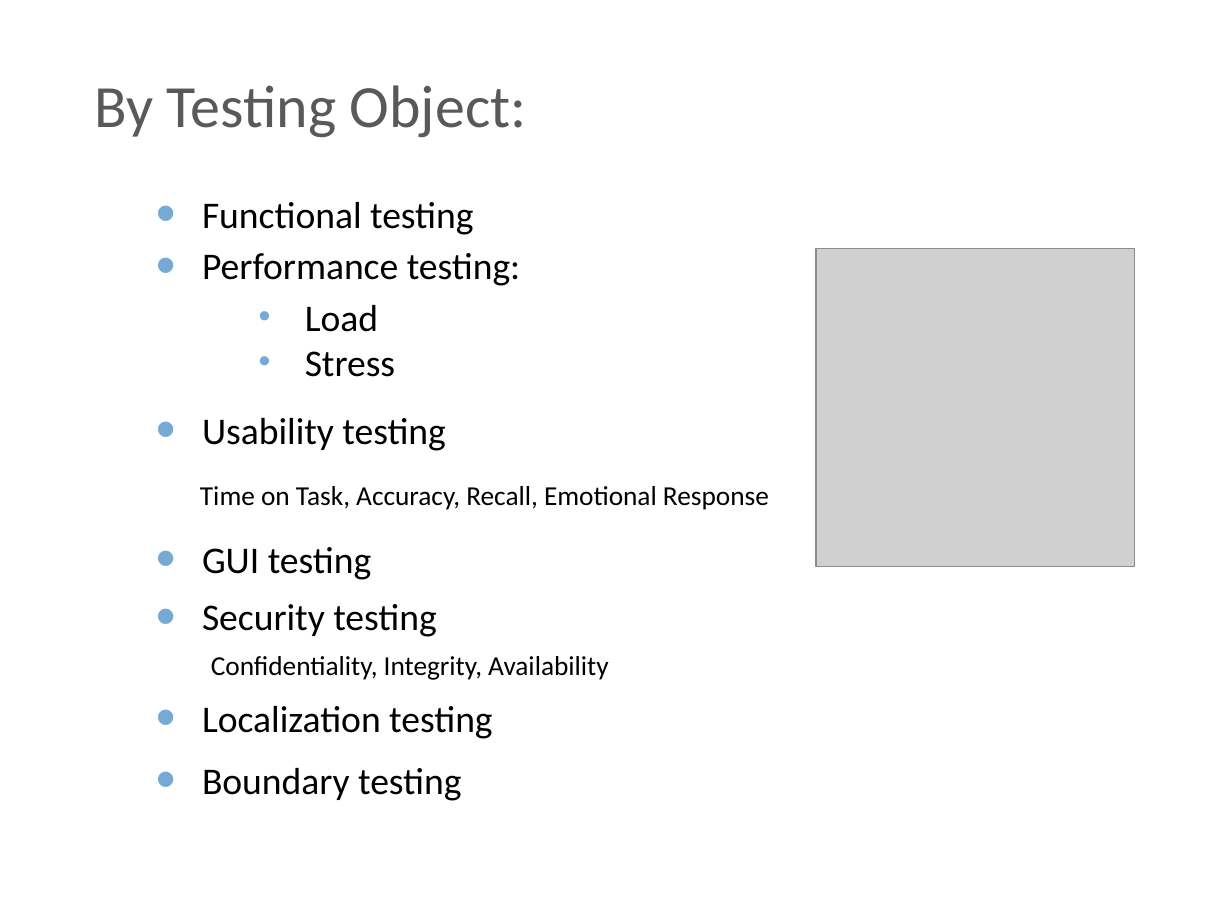
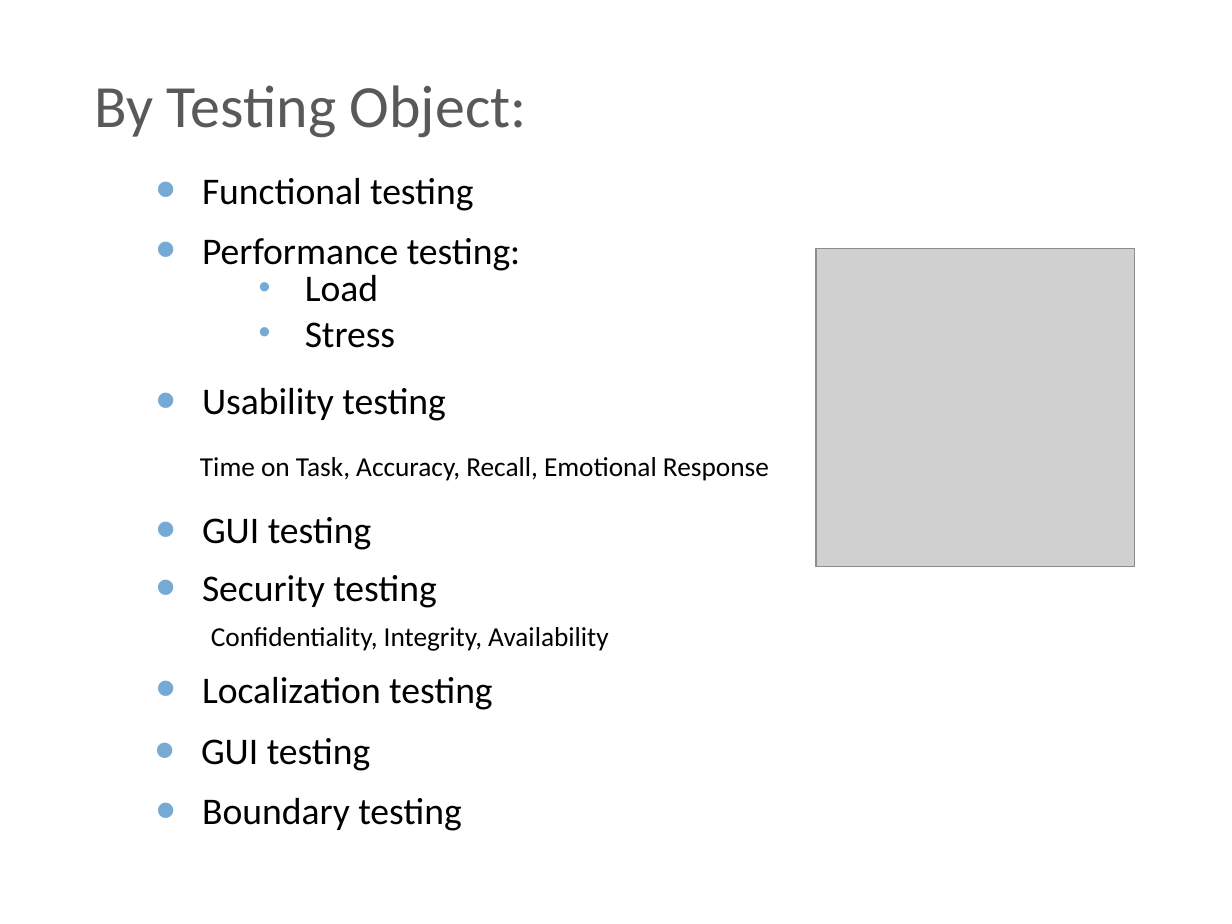
Before and after one commit to BigRacer/swtesting, a slide deck: slide 17 of 2.Testing_types/Testing types.pptx. Drawn at 1232x924 pixels with LibreOffice and Linux fonts; fonts in the diff are those of the drawing; grey boxes stand for pictures; background and template pictures are left out. Boxes give left, top, right and bottom in pixels: in the first picture for what was removed or moved away, otherwise in the second. Text is boxed around its words. In the diff, an @@ line names an element or a change of style, - is before the commit and + after.

```diff
--- a/2.Testing_types/Testing types.pptx
+++ b/2.Testing_types/Testing types.pptx
@@ text "Functional testing": place and size @@
-text "Functional testing" at box(202, 202, 474, 235)
+text "Functional testing" at box(202, 178, 474, 211)
@@ text "Performance testing:": place and size @@
-text "Performance testing:" at box(202, 253, 520, 286)
+text "Performance testing:" at box(202, 238, 520, 271)
@@ 7 texts: place and size @@
-7 texts at box(200, 305, 769, 739)
+7 texts at box(200, 275, 769, 710)
@@ text at box(201, 738, 370, 771): text changed @@
-• Boundary testing
+• GUI testing
@@ text added at box(202, 798, 462, 831), 22 pt, text #000000 @@
+• Boundary testing
```
Also in this commit, not shown: 2 other files.
